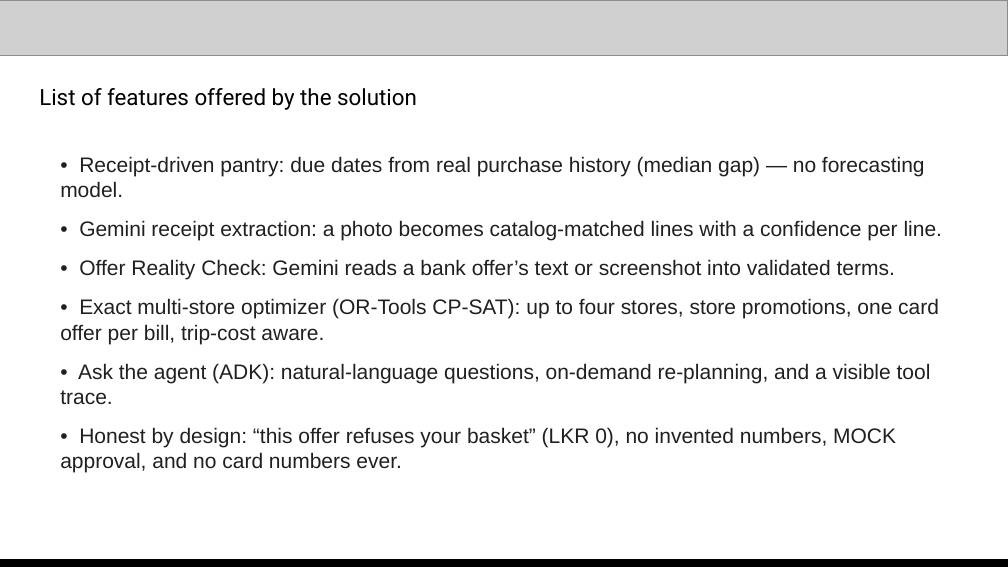
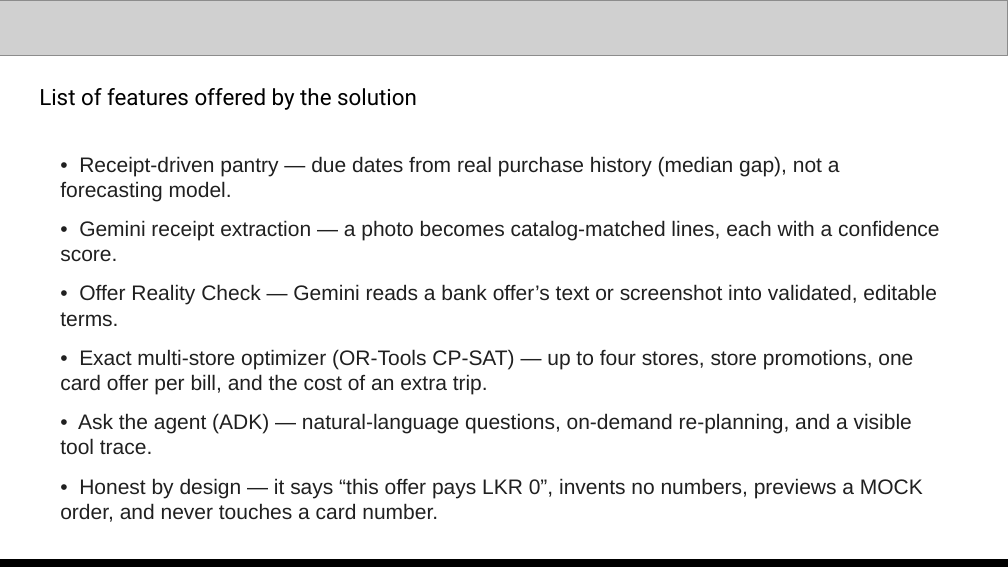
Before and after one commit to nyogendran/savvy-cart-ai, a slide deck: slide 5 of docs/submission/Savvy-Cart-AI-gTaprobane-Submission.pptx. Drawn at 1008x567 pixels with LibreOffice and Linux fonts; fonts in the diff are those of the drawing; grey boxes stand for pictures. Boxes give left, top, right and bottom in pixels: in the first picture for what was removed or moved away, otherwise in the second. Text is boxed around its words. In the diff, an @@ line names an element or a change of style, - is before the commit and + after.

```diff
--- a/docs/submission/Savvy-Cart-AI-gTaprobane-Submission.pptx
+++ b/docs/submission/Savvy-Cart-AI-gTaprobane-Submission.pptx
@@ text at <box>60,156,939,522</box>: text changed @@
-• Receipt-driven pantry: due dates from real purchase history (median gap) — no forecasting model.
-• Gemini receipt extraction: a photo becomes catalog-matched lines with a confidence per line.
-• Offer Reality Check: Gemini reads a bank offer’s text or screenshot into validated terms.
-• Exact multi-store optimizer (OR-Tools CP-SAT): up to four stores, store promotions, one card offer per bill, trip-cost aware.
-• Ask the agent (ADK): natural-language questions, on-demand re-planning, and a visible tool trace.
-• Honest by design: “this offer refuses your basket” (LKR 0), no invented numbers, MOCK approval, and no card numbers ever.
+• Receipt-driven pantry — due dates from real purchase history (median gap), not a forecasting model.
+• Gemini receipt extraction — a photo becomes catalog-matched lines, each with a confidence score.
+• Offer Reality Check — Gemini reads a bank offer’s text or screenshot into validated, editable terms.
+• Exact multi-store optimizer (OR-Tools CP-SAT) — up to four stores, store promotions, one card offer per bill, and the cost of an extra trip.
+• Ask the agent (ADK) — natural-language questions, on-demand re-planning, and a visible tool trace.
+• Honest by design — it says “this offer pays LKR 0”, invents no numbers, previews a MOCK order, and never touches a card number.
```
Also in this commit, not shown: 9 other slides changed, 1 other file.
